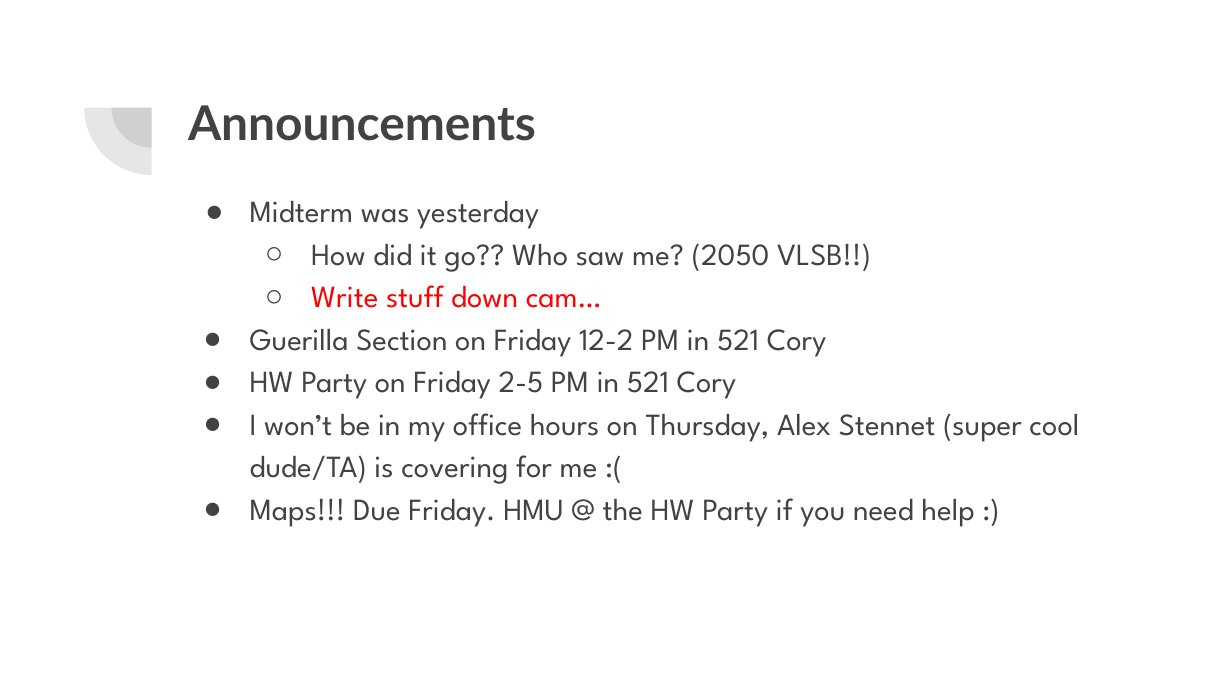
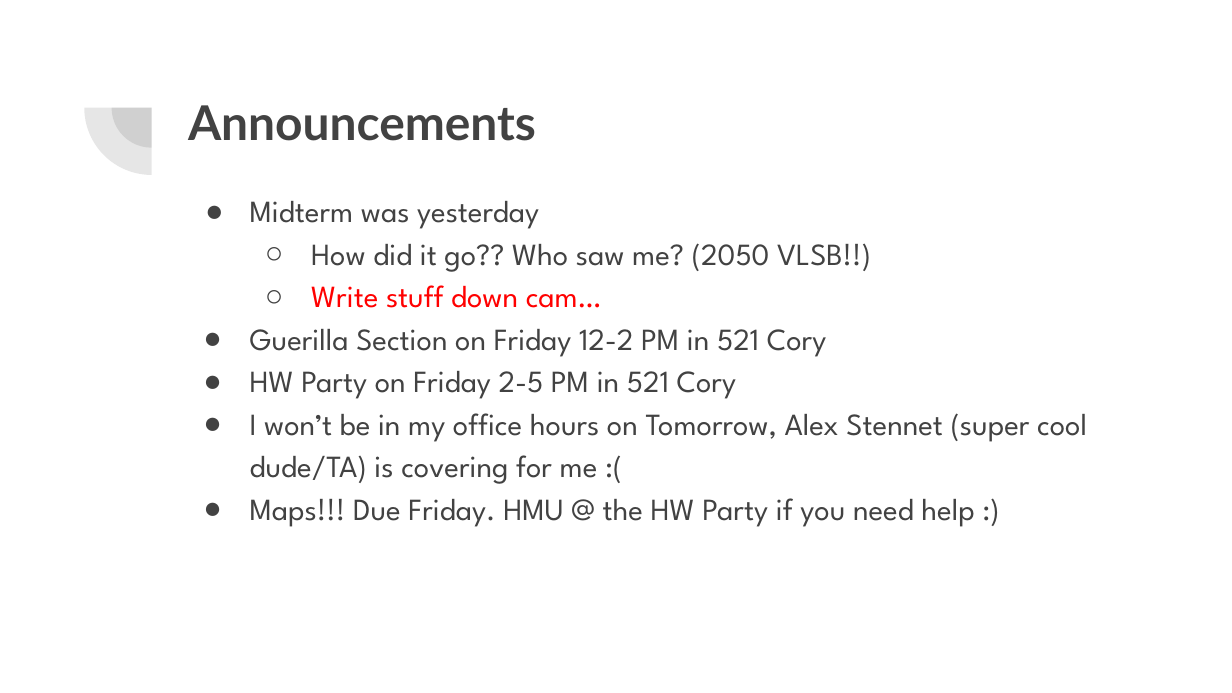
Before and after one commit to cameronmalloy/cameron-malloy, a slide deck: slide 2 of public/pdfs/lab6slides.pptx. Drawn at 1232x693 pixels with LibreOffice and Linux fonts; fonts in the diff are those of the drawing. Boxes give left, top, right and bottom in pixels: in the first picture for what was removed or moved away, otherwise in the second. Text is boxed around its words. In the diff, an @@ line names an element or a change of style, - is before the commit and + after.

Commit message:
Fixed slides

```diff
--- a/public/pdfs/lab6slides.pptx
+++ b/public/pdfs/lab6slides.pptx
@@ text at bbox=[250, 413, 1087, 484]: text changed @@
-● I won’t be in my office hours on Thursday, Alex Stennet (super cool dude/TA) is covering for me :(
+● I won’t be in my office hours on Tomorrow, Alex Stennet (super cool dude/TA) is covering for me :(
```
Also in this commit, not shown: 3 other slides changed, 1 slide added, 2 slides removed.
